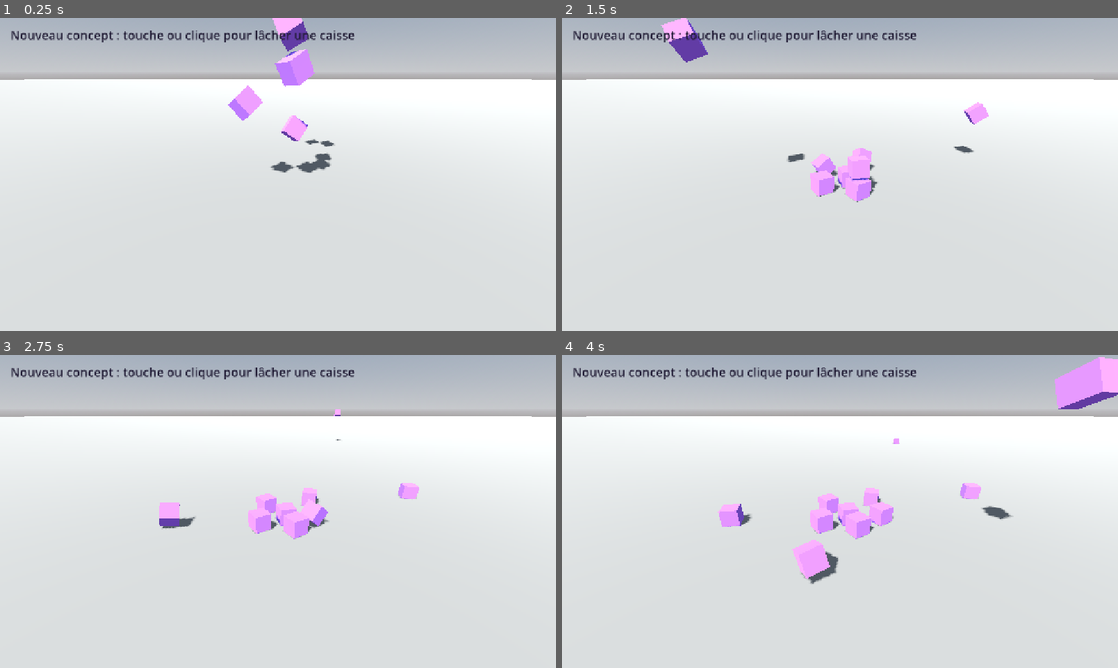
Above: before the commit, frames 1-4 (two rows, left to right).
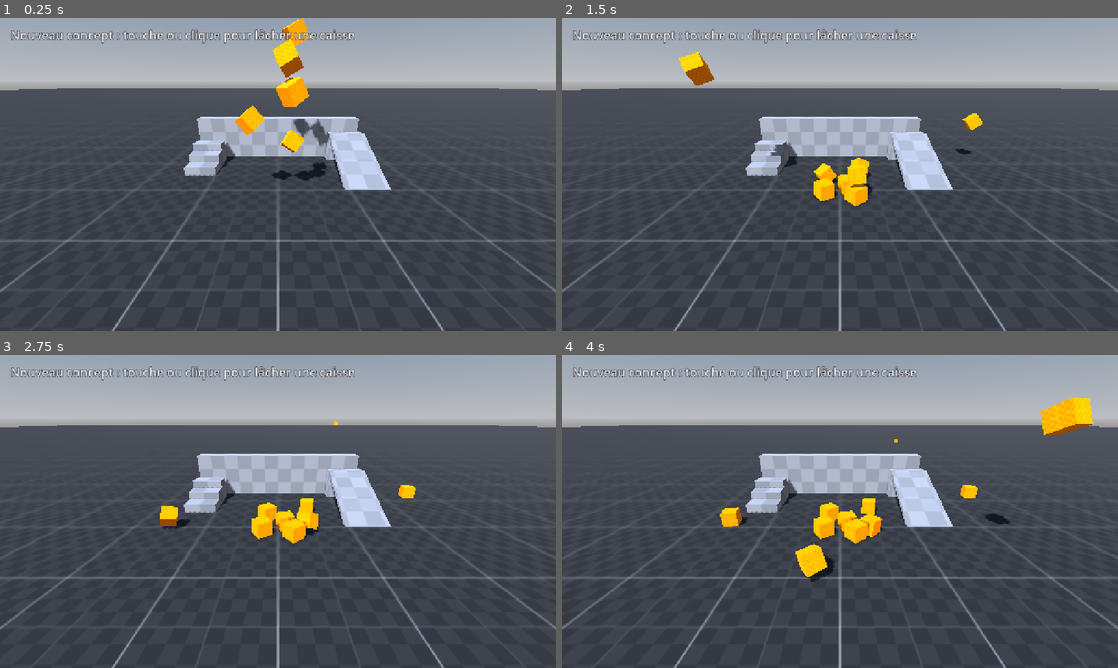
Above: after the commit, the same moments.

Repository: Ripo7/gravity
Game: Godot game, scene res://scenes/main.tscn
Same seed, same stepped clock (60 frames per second), same inputs: the game is played once before the commit and once after it.
Inputs (mouse positions are in pixels of both pictures, inside the frame that each line leads up to):
- Up to frame 1 (0.25 s): no input
- Up to frame 2 (1.5 s): move the mouse to (962, 158) at 0.52 s; click (962, 158) at 0.67 s; move the mouse to (728, 190) at 1.27 s; click (728, 190) at 1.42 s
- Up to frame 3 (2.75 s): move the mouse to (333, 442) at 2.02 s; click (333, 442) at 2.17 s
- Up to frame 4 (4 s): move the mouse to (812, 574) at 2.77 s; click (812, 574) at 2.92 s; move the mouse to (1006, 558) at 3.52 s; click (1006, 558) at 3.67 s

The runs differ from the first frame. In frame 1, 83% of the frame differs, in the area x 0-100%, y 0-100%; in frame 2, 83%; in frame 3, 82%; in frame 4, 83%.

Commit message:
Greybox look: Kenney's prototype textures
- Kenney's prototype textures (CC0), as packaged for Godot by Calinou,
  in addons/kenney_prototype_textures (13 patterns x 6 colours). Their
  .import files are kept: mipmaps and VRAM compression for 3D use.
- The starting scene in greybox: a dark grid floor, a light grey wall,
  steps of 0.5 m and a ramp up to a 2 m ledge, orange crates. Laid with
  triplanar mapping (world space for the level, so a square is always the
  same size; on the object for crates, so the pattern turns with them).

Co-Authored-By: Claude Opus 5.5 <noreply@anthropic.com>
Claude-Session: https://claude.ai/code/session_01SsjNMFzoTS5f8MNM9uW8YB

Diff:
--- a/scripts/main.gd
+++ b/scripts/main.gd
@@ -1,12 +1,25 @@
 class_name Main
 extends Node3D
-## Starting point for a new concept: a lit floor, a camera, and crates that
+## Starting point for a new concept, in greybox: a dark grid floor, a few
+## light grey blocks (a wall, steps, a ramp, a ledge) and orange crates that
 ## fall where you tap or click. It checks that physics, input (mouse and
-## touch) and the web build work before the real idea goes in.
+## touch) and the web build work before the real idea goes in. Textures:
+## Kenney's prototype textures (CC0), addons/kenney_prototype_textures.
 
 ## Crates kept at once (the oldest goes first).
 const MAX_CRATES := 60
 const CRATE := 0.8
+const TEXTURES := "res://addons/kenney_prototype_textures/"
+## The blockout around the drop zone: centre, size (m), and a tilt about X
+## in degrees for the ramp.
+const BLOCKS := [
+	[Vector3(0, 1.5, -6), Vector3(12, 3, 1), 0.0],  # back wall
+	[Vector3(-5, 0.25, -2.5), Vector3(2, 0.5, 1), 0.0],  # steps of 0.5 m
+	[Vector3(-5, 0.5, -3.5), Vector3(2, 1.0, 1), 0.0],
+	[Vector3(-5, 0.75, -4.5), Vector3(2, 1.5, 1), 0.0],
+	[Vector3(5, 0.95, -2.375), Vector3(2.5, 0.25, 5.2), 22.8],  # ramp up to the ledge
+	[Vector3(5, 1, -5.5), Vector3(2.5, 2, 1.5), 0.0],  # ledge, 2 m high
+]
 
 var camera: Camera3D
 var crates: Array[RigidBody3D] = []
@@ -63,21 +76,21 @@
 	env.sky = Sky.new()
 	env.sky.sky_material = sky
 	env.ambient_light_source = Environment.AMBIENT_SOURCE_SKY
-	env.ambient_light_energy = 0.6
+	env.ambient_light_energy = 0.45
 	env.tonemap_mode = Environment.TONE_MAPPER_FILMIC
+	env.tonemap_exposure = 0.85
 	var world := WorldEnvironment.new()
 	world.environment = env
 	add_child(world)
 
 	var sun := DirectionalLight3D.new()
 	sun.rotation_degrees = Vector3(-50, -30, 0)
-	sun.light_energy = 0.9
+	sun.light_energy = 0.75
 	sun.shadow_enabled = true
 	add_child(sun)
 
-	var floor_mat := StandardMaterial3D.new()
-	floor_mat.albedo_color = Color(0.5, 0.48, 0.45)
-	floor_mat.metallic_specular = 0.05
+	# Laid in world space: a square of the grid is always the same size.
+	var floor_mat := _grid("dark/texture_07.png", 0.25, true)
 	var plane := PlaneMesh.new()
 	plane.size = Vector2(400, 400)
 	plane.material = floor_mat
@@ -90,8 +103,13 @@
 	ground.add_child(ground_look)
 	add_child(ground)
 
-	var crate_mat := StandardMaterial3D.new()
-	crate_mat.albedo_color = Color(0.55, 0.36, 0.96)
+	var wall_mat := _grid("light/texture_07.png", 0.25, true)
+	wall_mat.albedo_color = Color(0.62, 0.62, 0.65)  # light grey, not white, in full sun
+	for b: Array in BLOCKS:
+		_block(b[0], b[1], b[2], wall_mat)
+
+	# On the crate itself, so its pattern turns with it.
+	var crate_mat := _grid("orange/texture_08.png", 1.0 / CRATE, false)
 	_mesh = BoxMesh.new()
 	_mesh.size = Vector3.ONE * CRATE
 	_mesh.material = crate_mat
@@ -100,13 +118,47 @@
 
 	camera = Camera3D.new()
 	add_child(camera)
-	camera.look_at_from_position(Vector3(0, 5, 9), Vector3(0, 0.5, 0))
+	camera.look_at_from_position(Vector3(0, 5.5, 10), Vector3(0, 0.5, -1))
 
 	var hint := Label.new()
 	hint.text = "Nouveau concept : touche ou clique pour lâcher une caisse"
 	hint.position = Vector2(24, 20)
 	hint.add_theme_font_size_override("font_size", 28)
-	hint.add_theme_color_override("font_color", Color(0.12, 0.1, 0.2))
+	hint.add_theme_color_override("font_color", Color(0.95, 0.95, 0.97))
+	hint.add_theme_color_override("font_outline_color", Color(0.1, 0.1, 0.12))
+	hint.add_theme_constant_override("outline_size", 6)
 	var ui := CanvasLayer.new()
 	ui.add_child(hint)
 	add_child(ui)
+
+
+## A prototype texture laid with triplanar mapping (no UVs needed): `scale`
+## textures per metre, in world space or on the object.
+func _grid(texture: String, scale: float, world: bool) -> StandardMaterial3D:
+	var m := StandardMaterial3D.new()
+	m.albedo_texture = load(TEXTURES + texture)
+	m.uv1_triplanar = true
+	m.uv1_world_triplanar = world
+	m.uv1_scale = Vector3.ONE * scale
+	m.metallic_specular = 0.2
+	m.texture_filter = BaseMaterial3D.TEXTURE_FILTER_LINEAR_WITH_MIPMAPS_ANISOTROPIC
+	return m
+
+
+## A static box of the blockout.
+func _block(center: Vector3, size: Vector3, tilt: float, mat: Material) -> void:
+	var body := StaticBody3D.new()
+	var shape := CollisionShape3D.new()
+	var box := BoxShape3D.new()
+	box.size = size
+	shape.shape = box
+	body.add_child(shape)
+	var mesh := BoxMesh.new()
+	mesh.size = size
+	mesh.material = mat
+	var look := MeshInstance3D.new()
+	look.mesh = mesh
+	body.add_child(look)
+	add_child(body)
+	body.position = center
+	body.rotation_degrees.x = tilt
Not shown, added: addons/kenney_prototype_textures/LICENSE.txt
Binary file added: addons/kenney_prototype_textures/dark/texture_01.png
Not shown, added: addons/kenney_prototype_textures/dark/texture_01.png.import
Binary file added: addons/kenney_prototype_textures/dark/texture_02.png
Not shown, added: addons/kenney_prototype_textures/dark/texture_02.png.import
Binary file added: addons/kenney_prototype_textures/dark/texture_03.png
Not shown, added: addons/kenney_prototype_textures/dark/texture_03.png.import
Binary file added: addons/kenney_prototype_textures/dark/texture_04.png
Not shown, added: addons/kenney_prototype_textures/dark/texture_04.png.import
Binary file added: addons/kenney_prototype_textures/dark/texture_05.png
Not shown, added: addons/kenney_prototype_textures/dark/texture_05.png.import
Binary file added: addons/kenney_prototype_textures/dark/texture_06.png
(and 145 more such lines)
